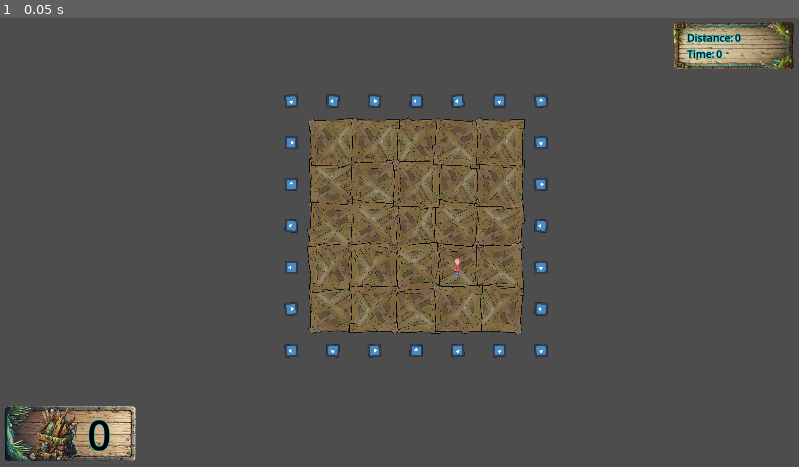
Above: before the commit, frame 1.
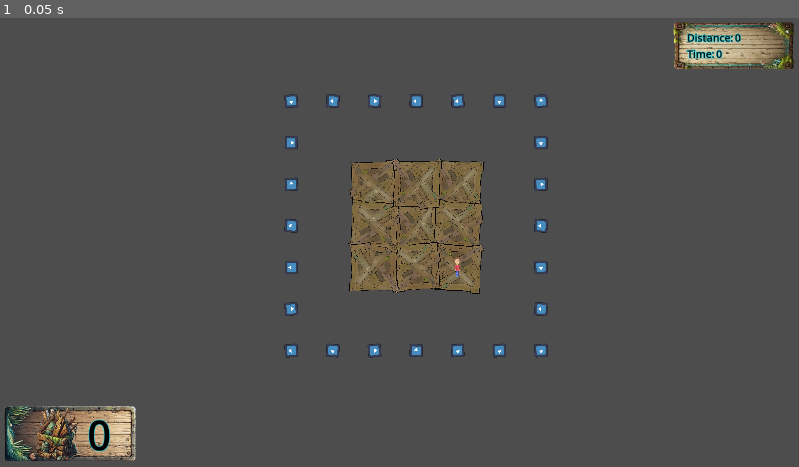
Above: after the commit, the same moment.

Repository: ARCsweden/GameJam2024FallA
Game: Godot game, scene res://Scenes/game.tscn
Same seed, same stepped clock (60 frames per second), same inputs: the game is played once before the commit and once after it. The engine's default icon, where the game draws it, is replaced by a stand-in: a white triangle on a blue panel in a dark square.
Inputs:
- Up to frame 1 (0.05 s): no input

The runs differ from the first frame. In frame 1, 7.5% of the frame differs, in the area x 38-66%, y 22-71%.

Commit message:
Created starting area function

Diff:
--- a/dontdrowntogether/Scripts/raft_body.gd
+++ b/dontdrowntogether/Scripts/raft_body.gd
@@ -6,6 +6,8 @@
 
 var rows: int = 5
 var columns: int = 5
+
+var starting_area_squares: int = 1
 
 var grid = []
 
@@ -23,6 +25,7 @@
 	$"./RaftCollisionShape".shape.size.y = Global.raft_tile_length*rows
 
 	_create_grid()
+	_create_starting_area(starting_area_squares)
 
 
 # Called every frame. 'delta' is the elapsed time since the previous frame.
@@ -51,6 +54,16 @@
 func repair_tile(r, c):
 	grid[r][c].repair()
 
+func _create_starting_area(expands):
+	# Creates a square of usable tiles around the center
+	var center_x: int = ceil(float(rows) / 2)
+	var center_y: int = ceil(float(columns) / 2)
+	print(center_x)
+	print(center_y)
+	for r in range(center_y - expands, center_y + expands + 1):
+		for c in range(center_x - expands, center_x + expands + 1):
+			grid[r][c].rebuild()
+
 func _create_grid() -> void:
 	#Instantiate tiles in a grid.
 	var instance
@@ -59,12 +72,15 @@
 		for c in columns+2:
 			# Creates an instance of RaftTileScene
 			instance = RaftTileScene.instantiate()
+
 			# Adds the instance to the scene tree
 			add_child(instance)
+
 			# Moves the instance. +50 is to move the image coordinate to the top left corner
 			# Then each instance is moved to the top left corner of the collision shape, to center it
 			instance.position = Vector2(r*Global.raft_tile_length, c*Global.raft_tile_length) - ($RaftCollisionShape.shape.size / 2.0) - (Vector2(Global.raft_tile_length / 2.0, Global.raft_tile_length / 2.0))
-			# Adds instance to grid so it can edited later
+			# Start all tiles as destroyed
+			instance.destroy()
 
 			# Creates an invisible layer around the raft to block the player
 			if r == 0 or r == rows+1:
@@ -72,4 +88,5 @@
 			if c == 0 or c == columns+1:
 				instance.edge_tile()
 
+			# Adds instance to grid so it can edited later
 			grid[r].append(instance)
